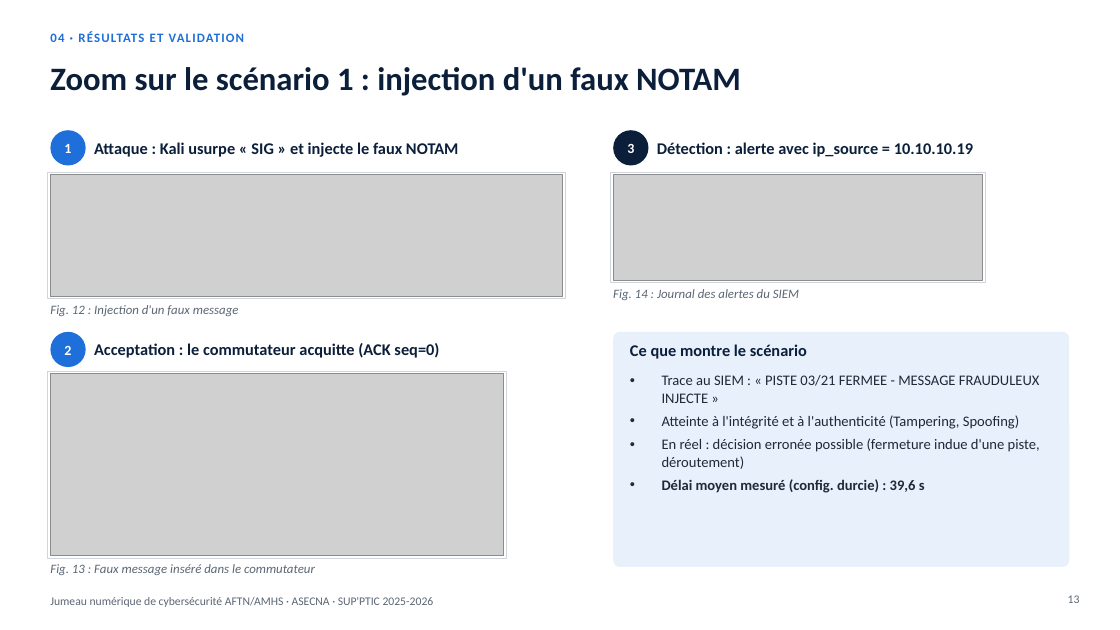
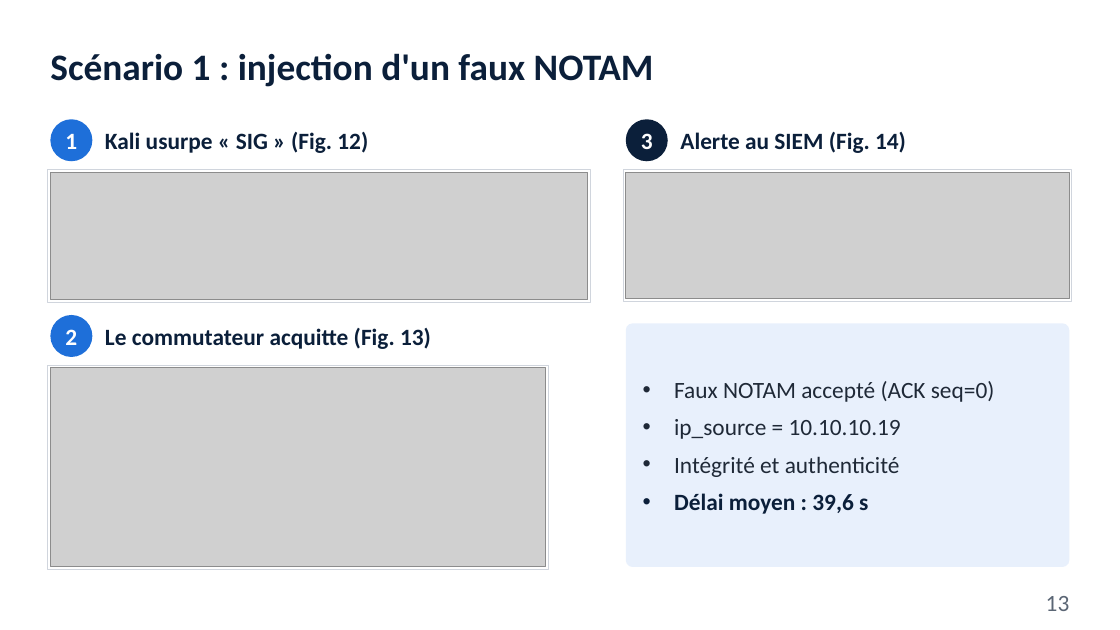
Before and after one commit to dylane1998/dylane1998, a slide deck: slide 13 of livrables/Soutenance_Tankeu_AFTN-AMHS.pptx. Drawn at 1120x630 pixels with LibreOffice and Linux fonts; fonts in the diff are those of the drawing; grey boxes stand for pictures. Boxes give left, top, right and bottom in pixels: in the first picture for what was removed or moved away, otherwise in the second. Text is boxed around its words. In the diff, an @@ line names an element or a change of style, - is before the commit and + after.

```diff
--- a/livrables/Soutenance_Tankeu_AFTN-AMHS.pptx
+++ b/livrables/Soutenance_Tankeu_AFTN-AMHS.pptx
@@ title at bbox=[50, 53, 654, 87]: text changed; size 28 to 32 pt @@
-Zoom sur le scénario 1 : injection d'un faux NOTAM
+Scénario 1 : injection d'un faux NOTAM
@@ text removed at bbox=[50, 31, 244, 42] @@
-04 · RÉSULTATS ET VALIDATION
@@ text "1": place and size @@
-text "1" at bbox=[64, 144, 71, 153]
+text "1" at bbox=[65, 134, 77, 149]
@@ ellipse: place and size @@
-ellipse at bbox=[50, 130, 86, 166]
+ellipse at bbox=[50, 119, 92, 161]
@@ size 12 to 20 pt in 3 elements at bbox=[65, 134, 77, 149], bbox=[65, 329, 77, 345], bbox=[641, 133, 653, 149] @@
@@ text "3": place and size @@
-text "3" at bbox=[627, 144, 634, 153]
+text "3" at bbox=[641, 133, 653, 149]
@@ ellipse: place and size @@
-ellipse at bbox=[613, 130, 649, 166]
+ellipse at bbox=[626, 119, 668, 161]
@@ text at bbox=[105, 132, 368, 153]: text changed; size 14 to 20 pt @@
-Attaque : Kali usurpe « SIG » et injecte le faux NOTAM
+Kali usurpe « SIG » (Fig. 12)
@@ text removed at bbox=[657, 142, 973, 157] @@
-Détection : alerte avec ip_source = 10.10.10.19
@@ text added at bbox=[680, 132, 906, 153], 20 pt, text #0B1F3A, bold @@
+Alerte au SIEM (Fig. 14)
@@ rectangle: place and size @@
-rectangle at bbox=[48, 172, 565, 299]
+rectangle at bbox=[48, 170, 591, 302]
@@ picture: place and size @@
-picture at bbox=[50, 175, 563, 297]
+picture at bbox=[50, 172, 588, 300]
@@ rectangle: place and size @@
-rectangle at bbox=[611, 172, 986, 283]
+rectangle at bbox=[623, 170, 1072, 302]
@@ picture: place and size @@
-picture at bbox=[613, 175, 983, 281]
+picture at bbox=[626, 172, 1070, 299]
@@ text removed at bbox=[613, 289, 799, 300] @@
-Fig. 14 : Journal des alertes du SIEM
@@ text "2": place and size @@
-text "2" at bbox=[64, 346, 71, 355]
+text "2" at bbox=[65, 329, 77, 345]
@@ ellipse: place and size @@
-ellipse at bbox=[50, 332, 86, 367]
+ellipse at bbox=[50, 315, 92, 357]
@@ text removed at bbox=[50, 305, 239, 316] @@
-Fig. 12 : Injection d'un faux message
@@ text at bbox=[105, 328, 431, 349]: text changed; size 14 to 20 pt @@
-Acceptation : le commutateur acquitte (ACK seq=0)
+Le commutateur acquitte (Fig. 13)
@@ rounded rectangle: place and size @@
-rounded rectangle at bbox=[613, 332, 1070, 567]
+rounded rectangle at bbox=[626, 323, 1070, 567]
@@ rounded rectangle at bbox=[626, 323, 1070, 567]: proportions changed @@
@@ text removed at bbox=[630, 344, 807, 359] @@
-Ce que montre le scénario
@@ text "Faux NOTAM accepté (ACK seq=0)" at bbox=[674, 381, 995, 514]: vertical alignment top to middle @@
@@ rectangle: place and size @@
-rectangle at bbox=[48, 371, 507, 559]
+rectangle at bbox=[48, 365, 549, 570]
@@ picture: place and size @@
-picture at bbox=[50, 374, 504, 556]
+picture at bbox=[50, 368, 546, 567]
@@ text at bbox=[674, 381, 995, 514]: text changed; size 12.5 to 20 pt @@
-• Trace au SIEM : « PISTE 03/21 FERMEE - MESSAGE FRAUDULEUX INJECTE »
-• Atteinte à l'intégrité et à l'authenticité (Tampering, Spoofing)
-• En réel : décision erronée possible (fermeture indue d'une piste, déroutement)
-• Délai moyen mesuré (config. durcie) : 39,6 s
+• Faux NOTAM accepté (ACK seq=0)
+• ip_source = 10.10.10.19
+• Intégrité et authenticité
+• Délai moyen : 39,6 s
@@ text removed at bbox=[50, 564, 315, 575] @@
-Fig. 13 : Faux message inséré dans le commutateur
@@ text removed at bbox=[50, 597, 434, 607] @@
-Jumeau numérique de cybersécurité AFTN/AMHS · ASECNA · SUP'PTIC 2025-2026
@@ page number: place and size @@
-page number at bbox=[1068, 595, 1080, 603]
+page number at bbox=[1046, 596, 1070, 611]
@@ page number at bbox=[1046, 596, 1070, 611]: size 10 to 20 pt @@
```
Also in this commit, not shown: 19 other slides changed.
